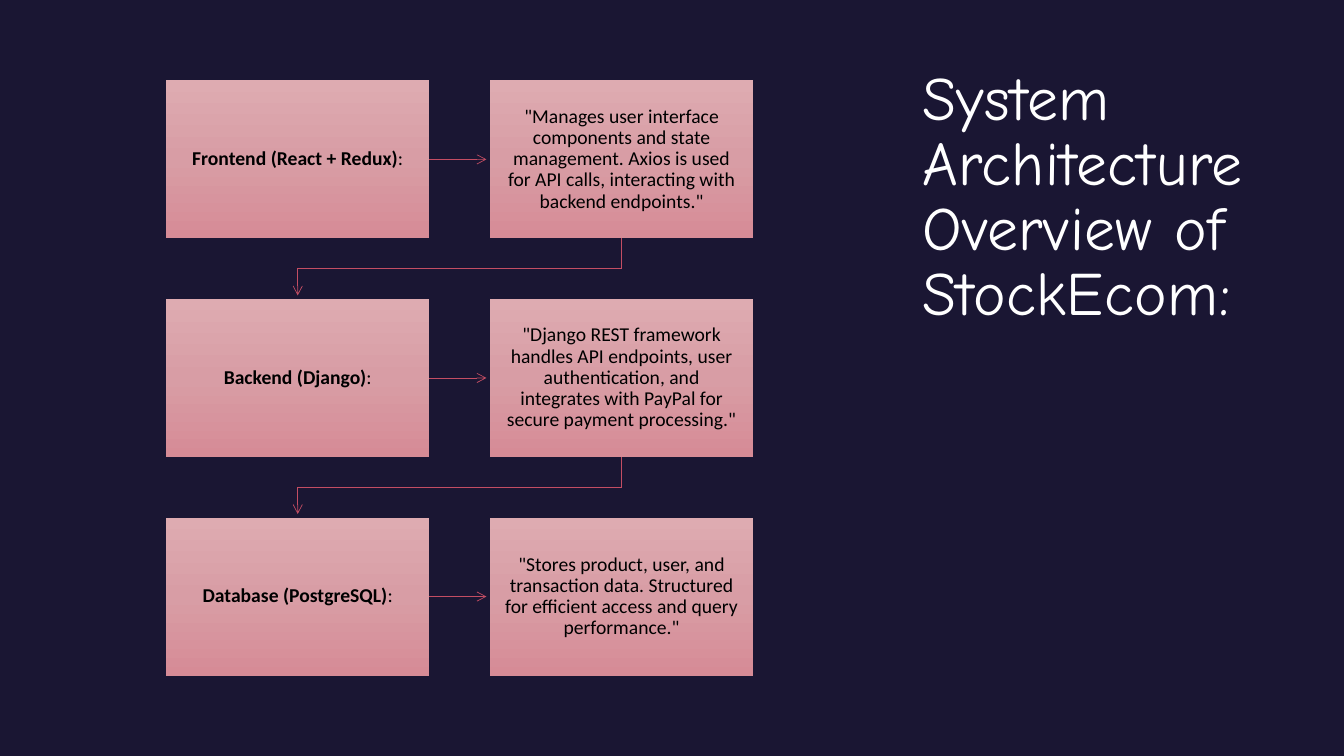
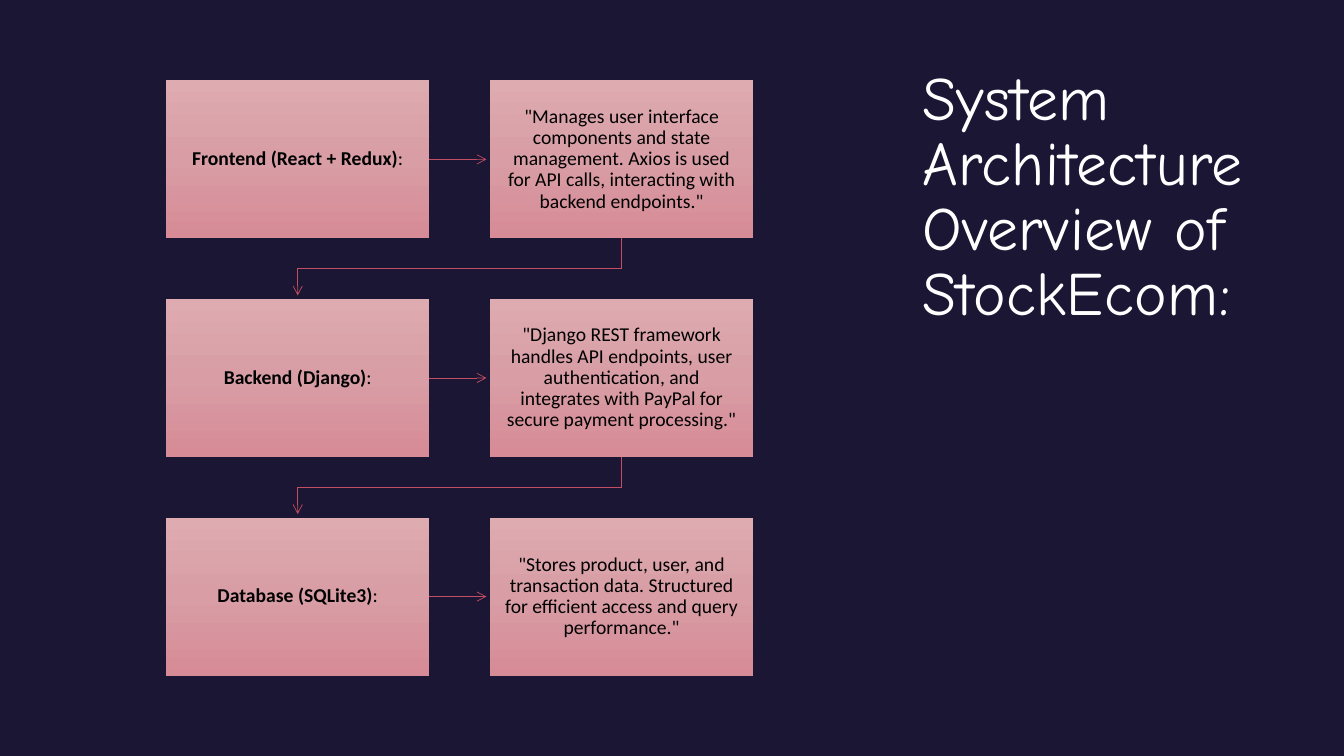
Before and after one commit to NickBwalley/StockEcom, a slide deck: slide 5 of project_presentation_241021/StockEcom-Presentation-241021.pptx (slide 4 before the commit). Drawn at 1344x756 pixels with LibreOffice and Linux fonts; fonts in the diff are those of the drawing. Boxes give left, top, right and bottom in pixels: in the first picture for what was removed or moved away, otherwise in the second. Text is boxed around its words. In the diff, an @@ line names an element or a change of style, - is before the commit and + after.

```diff
--- a/project_presentation_241021/StockEcom-Presentation-241021.pptx
+++ b/project_presentation_241021/StockEcom-Presentation-241021.pptx
@@ text at (x1=217, y1=587, x2=378, y2=605): text changed @@
-Database (PostgreSQL):
+Database (SQLite3):
```
Also in this commit, not shown: 1 slide added, 11 other files.
